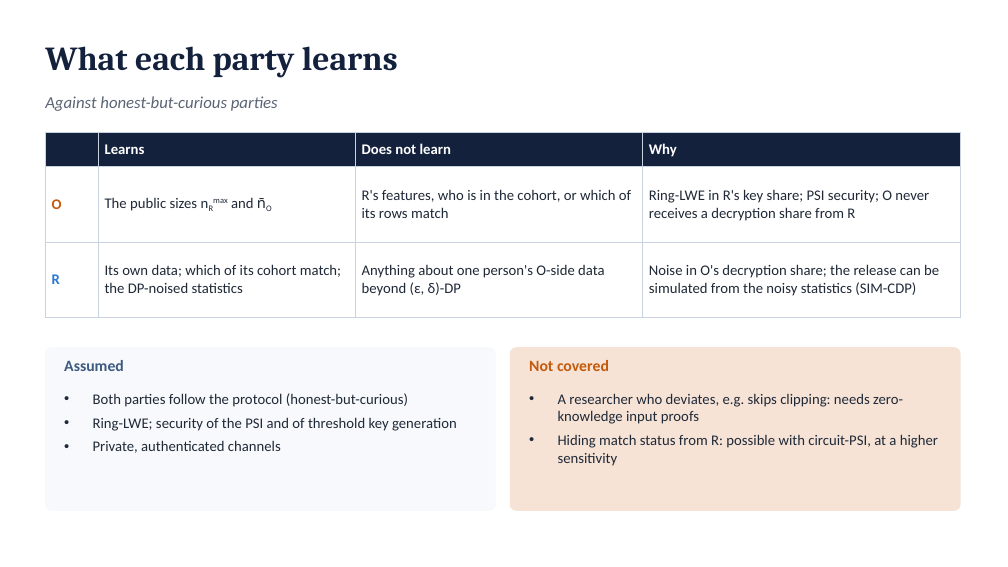
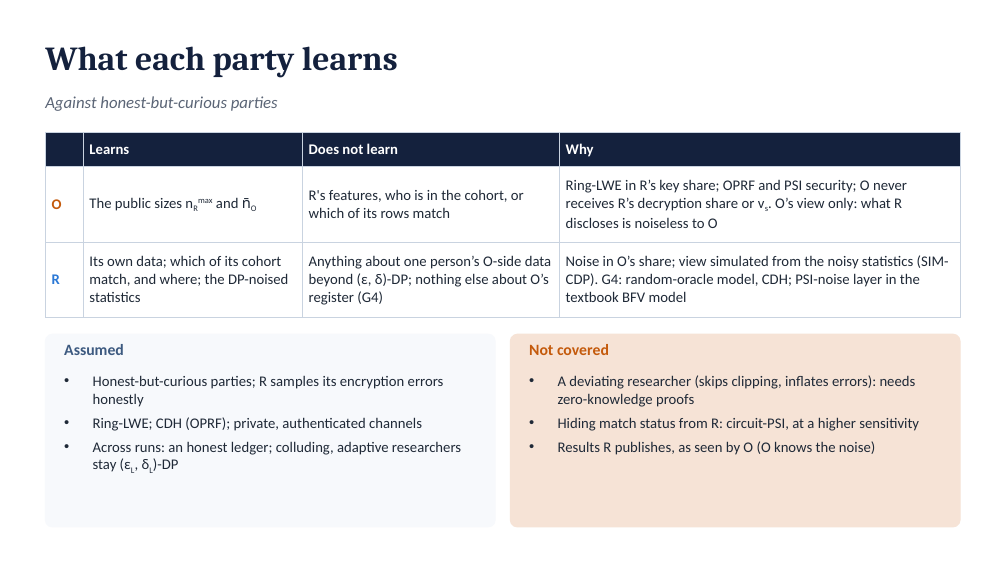
Before and after one commit to shukabh/VerticalFederatedRegression, a slide deck: slide 32 of slides/vfl_intro_deck.pptx (slide 27 before the commit). Drawn at 1008x567 pixels with LibreOffice and Linux fonts; fonts in the diff are those of the drawing. Boxes give left, top, right and bottom in pixels: in the first picture for what was removed or moved away, otherwise in the second. Text is boxed around its words. In the diff, an @@ line names an element or a change of style, - is before the commit and + after.

```diff
--- a/slides/vfl_intro_deck.pptx
+++ b/slides/vfl_intro_deck.pptx
@@ table at (45, 132, 960, 309) @@
-row 2, column 4: Ring-LWE in R's key share; PSI security; O never receives a decryption share from R
+row 2, column 4: Ring-LWE in R’s key share; OPRF and PSI security; O never receives R’s decryption share or vs. O’s view only: what R discloses is noiseless to O
-row 3: R | Its own data; which of its cohort match; the DP-noised statistics | Anything about one person's O-side data beyond (ε, δ)-DP | Noise in O's decryption share; the release can be simulated from the noisy statistics (SIM-CDP)
+row 3: R | Its own data; which of its cohort match, and where; the DP-noised statistics | Anything about one person’s O-side data beyond (ε, δ)-DP; nothing else about O’s register (G4) | Noise in O’s share; view simulated from the noisy statistics (SIM-CDP). G4: random-oracle model, CDH; PSI-noise layer in the textbook BFV model
@@ rounded rectangle: place and size @@
-rounded rectangle at (45, 348, 495, 510)
+rounded rectangle at (45, 334, 495, 527)
@@ text "Assumed": place and size @@
-text "Assumed" at (64, 360, 124, 371)
+text "Assumed" at (64, 344, 124, 355)
@@ rounded rectangle: place and size @@
-rounded rectangle at (510, 348, 960, 510)
+rounded rectangle at (510, 334, 960, 527)
@@ text "Not covered": place and size @@
-text "Not covered" at (529, 360, 609, 371)
+text "Not covered" at (529, 344, 609, 355)
@@ text at (93, 375, 461, 472): text changed @@
-• Both parties follow the protocol (honest-but-curious)
-• Ring-LWE; security of the PSI and of threshold key generation
-• Private, authenticated channels
+• Honest-but-curious parties; R samples its encryption errors honestly
+• Ring-LWE; CDH (OPRF); private, authenticated channels
+• Across runs: an honest ledger; colluding, adaptive researchers stay (εL, δL)-DP
@@ text at (558, 375, 919, 455): text changed @@
-• A researcher who deviates, e.g. skips clipping: needs zero-knowledge input proofs
-• Hiding match status from R: possible with circuit-PSI, at a higher sensitivity
+• A deviating researcher (skips clipping, inflates errors): needs zero-knowledge proofs
+• Hiding match status from R: circuit-PSI, at a higher sensitivity
+• Results R publishes, as seen by O (O knows the noise)
```
Also in this commit, not shown: 24 other slides changed, 12 slides added, 5 slides removed, 1 other file.
